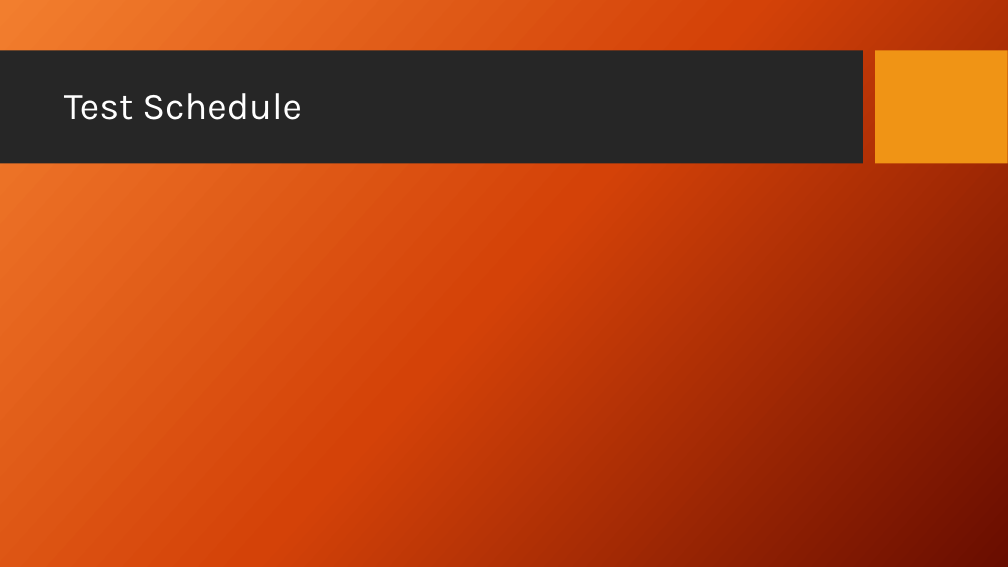
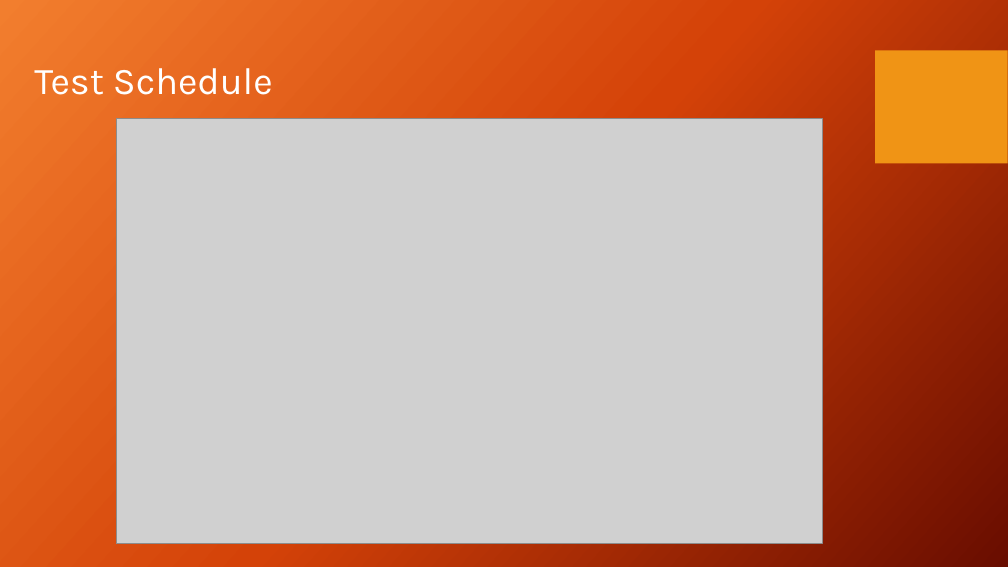
Before and after one commit to zzzzakhar/CEN4072-Team-1, a slide deck: slide 6 of Presentation1.pptx. Drawn at 1008x567 pixels with LibreOffice and Linux fonts; fonts in the diff are those of the drawing; grey boxes stand for pictures; background and template pictures are left out. Boxes give left, top, right and bottom in pixels: in the first picture for what was removed or moved away, otherwise in the second. Text is boxed around its words. In the diff, an @@ line names an element or a change of style, - is before the commit and + after.

Commit message:
PPT almost ready only missing subsytem test slides

```diff
--- a/Presentation1.pptx
+++ b/Presentation1.pptx
@@ rectangle removed at bbox=[0, 51, 863, 164] @@
@@ text "Test Schedule": place and size @@
-text "Test Schedule" at bbox=[64, 93, 302, 120]
+text "Test Schedule" at bbox=[34, 68, 273, 95]
@@ text "Test Schedule" at bbox=[34, 68, 273, 95]: vertical alignment middle to top @@
@@ picture added at bbox=[116, 119, 822, 544] @@
```
Also in this commit, not shown: 3 other slides changed, 2 slides added, 5 slides removed.
